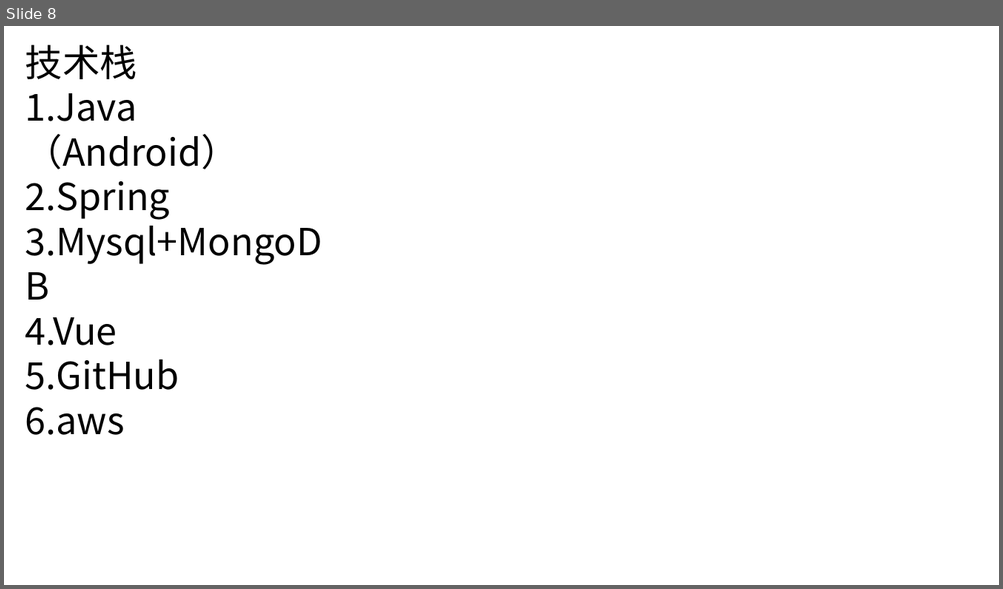
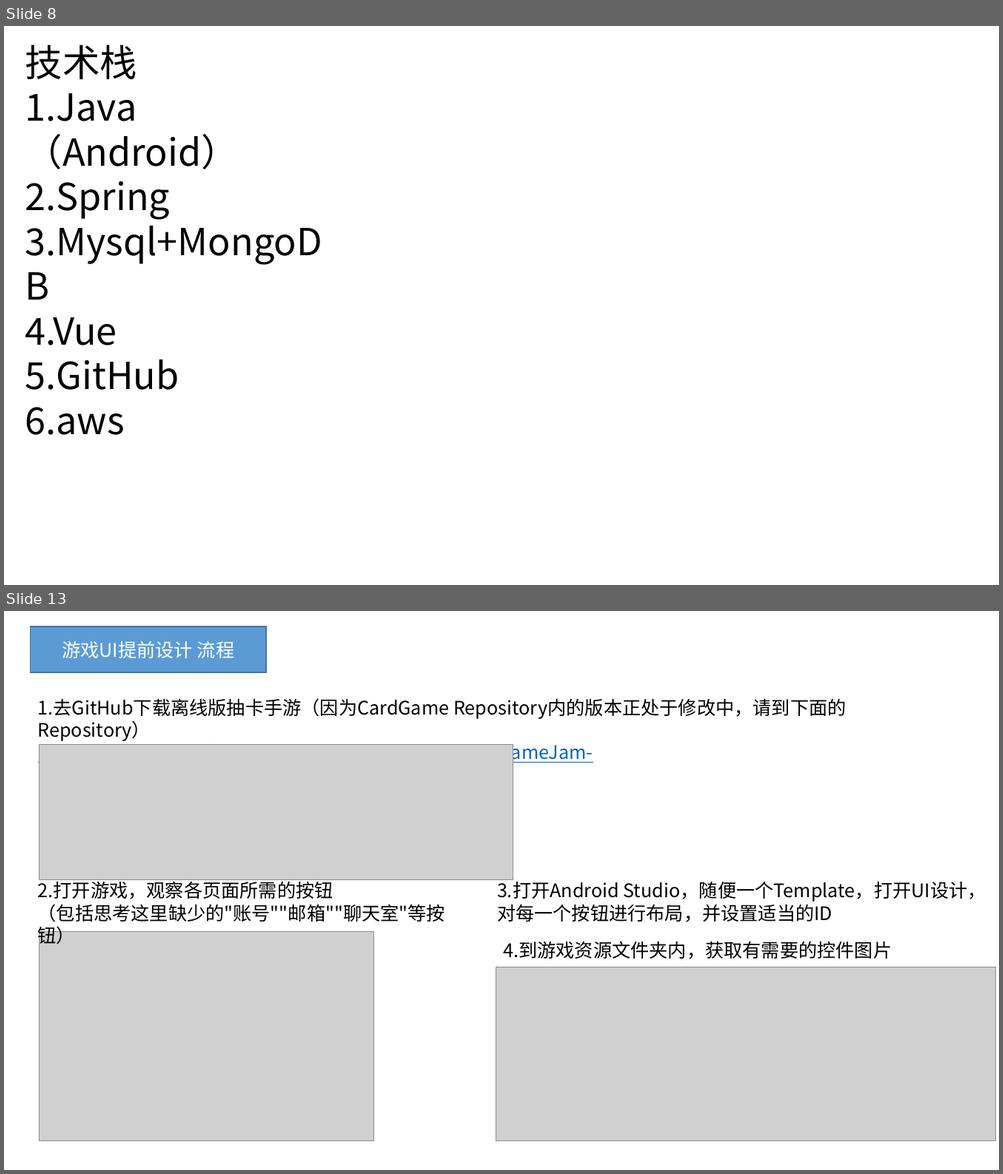
Before and after one commit to bluelaserpointer/CardGame, a slide deck: plan/抽卡手游.pptx. Shown one above the other, each under a label of ours: slide 8 before the commit, slides 8 and 13 after it; the slides between them are not shown. The pictures are 1003x589 and 1003x1174 pixels, drawn with LibreOffice and Linux fonts; fonts in the diff are those of the drawing; grey boxes stand for pictures. Boxes give left, top, right and bottom in pixels: in the first picture for what was removed or moved away, otherwise in the second. Text is boxed around its words. In the diff, an @@ line names an element or a change of style, - is before the commit and + after.

Commit message:
Update 抽卡手游.pptx
加了点工作流程图

```diff
--- a/plan/抽卡手游.pptx
+++ b/plan/抽卡手游.pptx
@@ slide 13 added at bbox=[4, 611, 999, 1170], background #FFFFFF @@
@@ rectangle added at bbox=[30, 627, 266, 672], fill #5B9BD5, outline #43739E 1 pt, 18 pt, text #FFFFFF @@
+游戏UI提前设计 流程
@@ text added at bbox=[38, 698, 846, 764], 18 pt, text #000000 @@
+1.去GitHub下载离线版抽卡手游（因为CardGame Repository内的版本正处于修改中，请到下面的Repository）
+https://github.com/bluelaserpointer/-Surviver_CICJ_GameJam-
@@ picture added at bbox=[39, 744, 513, 880] @@
@@ text added at bbox=[38, 879, 445, 923], 18 pt, text #000000 @@
+2.打开游戏，观察各页面所需的按钮
+（包括思考这里缺少的"账号""邮箱""聊天室"等按钮）
@@ text added at bbox=[497, 879, 986, 923], 18 pt, text #000000 @@
+3.打开Android Studio，随便一个Template，打开UI设计，
+对每一个按钮进行布局，并设置适当的ID
@@ picture added at bbox=[39, 932, 374, 1141] @@
@@ text added at bbox=[503, 941, 891, 960], 18 pt, text #000000 @@
+4.到游戏资源文件夹内，获取有需要的控件图片
@@ picture added at bbox=[495, 968, 995, 1142] @@
```
Also in this commit, not shown: 4 other slides added.
